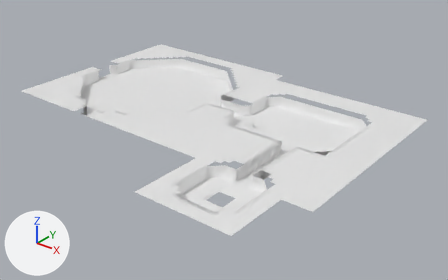
Two versions of the OBJ model Ods217/Assets/Level_Data/lvl_PirateShip/Meshes/lvl2_PirateElevator3.obj, one commit apart.
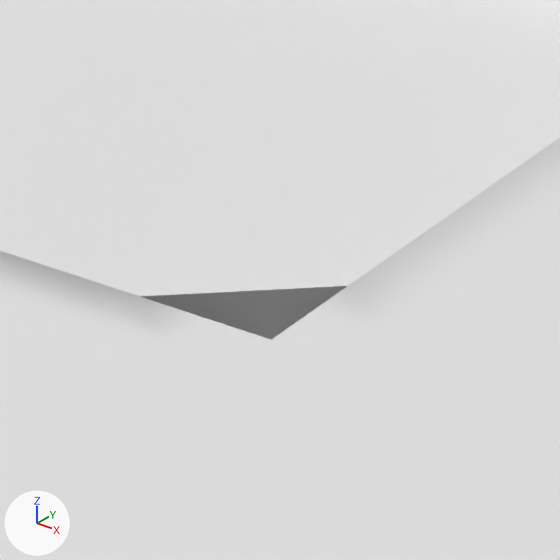
There are two pictures of each version: one whole from a camera (50 mm lens) standing at (48.1, -58.3, 46.0) and looking at (-14.9, 20.5, -2.9), one close up on the part from 67% to 78% of the width and 45% to 62% of the height. Lighting does not change. The marker at lower left points along +X, +Y and +Z. Where no turn or scale is listed for an object, it has been applied to the vertices. Vertices at the same position are counted once.
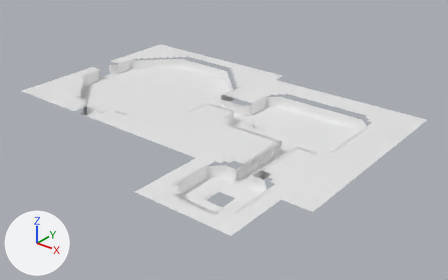
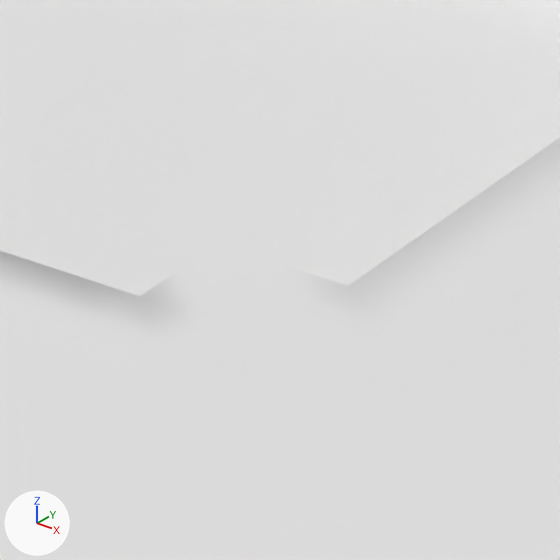
Commit message: Elevators work

What changed in the scene script:
```text
Change me_default:
    where me_default.from_pydata(...)  # 3097 vertices, 5458 faces; spans x -53.0..14.0, y -8.0..44.0, z -4.0..2.0
    used by ob_default; location = (0.0, 0.0, 0.0)
    verts and faces of me_default; kept vertices keep their numbers, new ones are numbered from 3097
    before: 1470 (5.0, 18.0, 2.0) at pixel (139, 296), 1511 (7.0, 20.0, 2.0) at pixel (348, 285), 1815 (7.0, 19.0, 2.0) at pixel (310, 312), 1818 (7.0, 18.0, 2.0) at pixel (271, 339), 1874 (6.0, 18.0, 2.0) at pixel (205, 317)
    me_default part 1
    add for new, old in zip([3097, 3098, 3099], [1815, 1818, 1874]): verts[new] = verts[old] + (-1.0, 1.0, 0.0)
    add faces += [(1818, 3098, 1874), (1815, 3098, 1818), (1470, 1874, 3099), (1874, 3098, 3099), (1815, 3097, 3098), (1511, 3097, 1815)]
```

Changed parts and their boxes [x1, y1, x2, y2] in the close-ups (560 x 560 px):
part 1 of me_default, added
    after: [140, 265, 347, 339]
